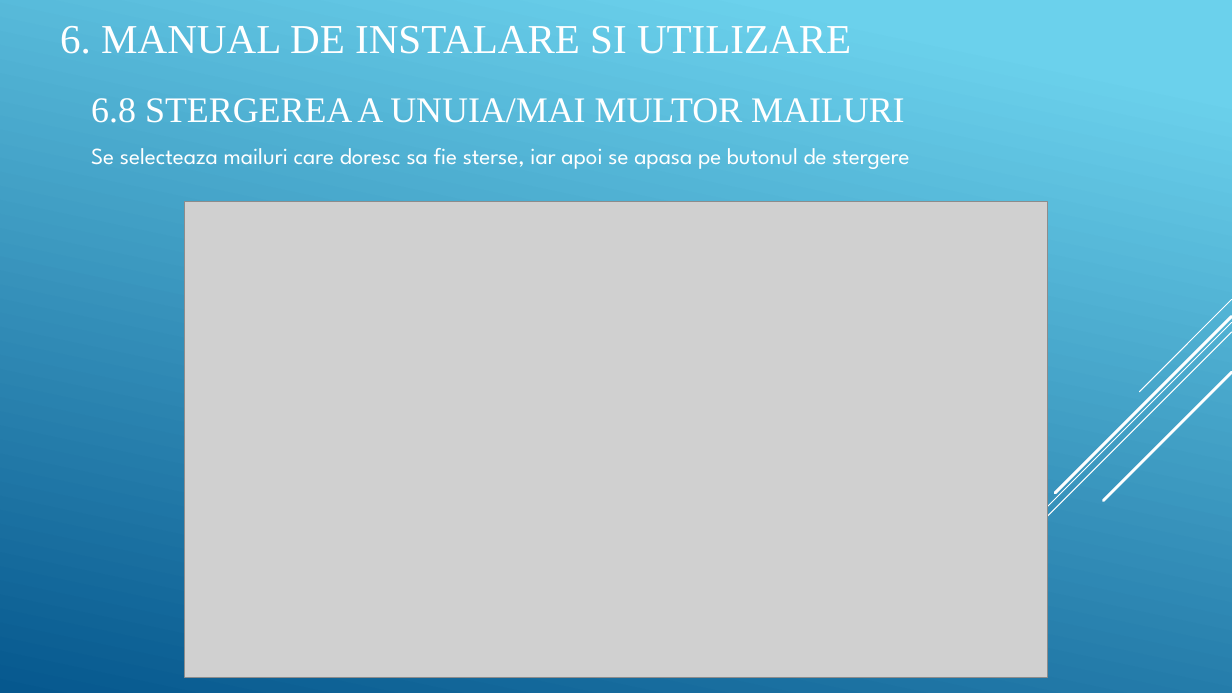
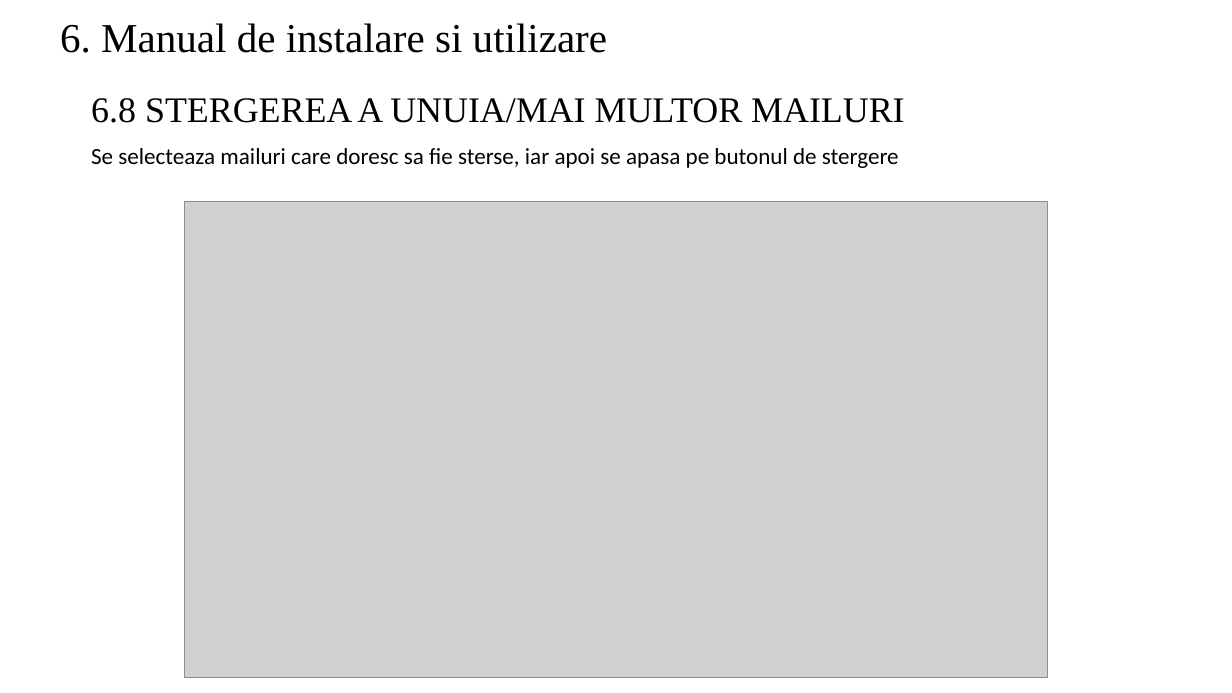
Before and after one commit to Gabiqb/HTTPS-Email-Server, a slide deck: slide 28 of DesignProiect - Pucani Liviu, Tanul Gabriel.pptx. Drawn at 1232x693 pixels with LibreOffice and Linux fonts; fonts in the diff are those of the drawing; grey boxes stand for pictures. Boxes give left, top, right and bottom in pixels: in the first picture for what was removed or moved away, otherwise in the second. Text is boxed around its words. In the diff, an @@ line names an element or a change of style, - is before the commit and + after.

```diff
--- a/DesignProiect - Pucani Liviu, Tanul Gabriel.pptx
+++ b/DesignProiect - Pucani Liviu, Tanul Gabriel.pptx
@@ background gradient #6ED2EB to #06588E to #FFFFFF @@
@@ title at (x1=60, y1=23, x2=607, y2=53): text changed; text colour #FFFFFF to #000000 @@
-6. MANUAL DE INSTALARE SI UTILIZARE
+6. Manual de instalare si utilizare
@@ text "6.8 STERGEREA A UNUIA/MAI MULTOR ..." at (x1=91, y1=98, x2=905, y2=123): text colour #FFFFFF to #000000 @@
@@ text "Se selecteaza mailuri care doresc ..." at (x1=91, y1=148, x2=899, y2=168): font League Spartan to Calibri, text colour #FFFFFF to #000000 @@
@@ group removed at (x1=931, y1=299, x2=1232, y2=624): 5 lines @@
```
Also in this commit, not shown: 33 other slides changed, 2 other files.
